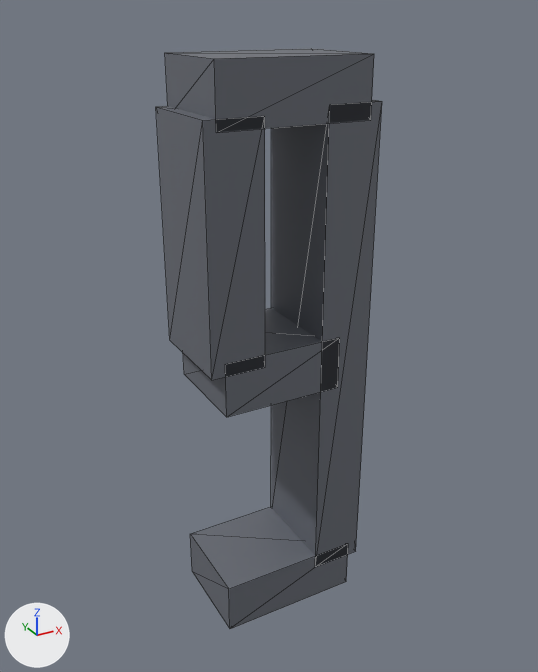
The glTF model app/src/main/assets/models/digit_9.glb as it was, and as the next commit left it.
Rendered twice from a 50 mm lens placed at (-2.93, -5.18, 2.54), pointed at (-0.04, 0.08, -0.08). Lighting does not change. The marker at lower left points along +X, +Y and +Z. The picture after the commit comes second. Mesh edges are drawn as thin lines. Where no turn or scale is listed for an object, it has been applied to the vertices.

In view in the first picture: 'geometry_0'.
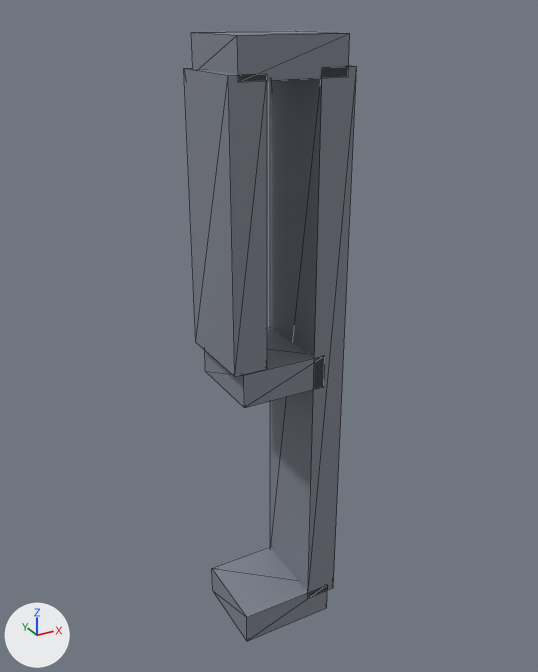
Location of each change, [x1, y1, x2, y2] in pixels of the pictures (538 x 672 px; the box of a moved part takes in the faces that stretch with it):
'geometry_0', reshaped, recoloured (24% narrower)
    before: [156, 48, 382, 629]
    after: [184, 30, 356, 641]
part 1 of me_geometry_0, moved or reshaped
    before: [165, 48, 374, 132]
    after: [191, 30, 350, 82]
part 2 of me_geometry_0, moved or reshaped
    before: [271, 100, 382, 567]
    after: [270, 65, 356, 598]
part 3 of me_geometry_0, moved or reshaped
    before: [190, 507, 348, 629]
    after: [212, 547, 327, 641]
part 4 of me_geometry_0, moved or reshaped
    before: [156, 106, 265, 380]
    after: [184, 68, 267, 377]
part 5 of me_geometry_0, moved or reshaped
    before: [183, 308, 340, 417]
    after: [205, 327, 325, 408]
part 6 of me_geometry_0, recoloured
    before: [156, 48, 382, 629]
    after: [184, 30, 356, 641]

The change in detail:
me_geometry_0 is used by ob_geometry_0; location (0.0, 0.0, 0.0).
me_geometry_0 had 40 vertices, 60 faces and spanned x -0.83..0.65, y -0.44..0.44, z -2.68..2.24.
me_geometry_0 now has 40 vertices, 60 faces and spans x -0.61..0.44, y -0.38..0.38, z -2.98..2.38.
me_geometry_0 part 1: the loose piece of 8 vertices spanning x -0.73..0.55, y -0.44..0.44, z 1.77..2.24 is scaled about its middle by (0.7, 0.881, 0.631), then moved by (0.0, 0.0, 0.23).
me_geometry_0 part 2: the loose piece of 8 vertices spanning x 0.18..0.65, y -0.44..0.44, z -2.34..1.9 is scaled about its middle by (0.631, 0.881, 1.16), then moved by (-0.13, 0.0, -0.08).
me_geometry_0 part 3: the loose piece of 8 vertices spanning x -0.73..0.55, y -0.44..0.44, z -2.68..-2.21 is scaled about its middle by (0.7, 0.881, 0.631), then moved by (0.0, 0.0, -0.38).
me_geometry_0 part 4: the loose piece of 8 vertices spanning x -0.83..-0.36, y -0.44..0.44, z -0.09..1.86 is scaled about its middle by (0.631, 0.881, 1.17), then moved by (0.13, 0.0, 0.11).
me_geometry_0 part 5: the loose piece of 8 vertices spanning x -0.71..0.35, y -0.44..0.44, z -0.45..0.02 is scaled about its middle by (0.724, 0.881, 0.631), then moved by (0.04, 0.0, -0.08).
me_geometry_0 part 6: 60 faces centred in x -0.83..0.65, y -0.44..0.44, z -2.68..2.24 are repainted in the vertex colours; the middle colour goes from grey #686c75 to grey #808591.
